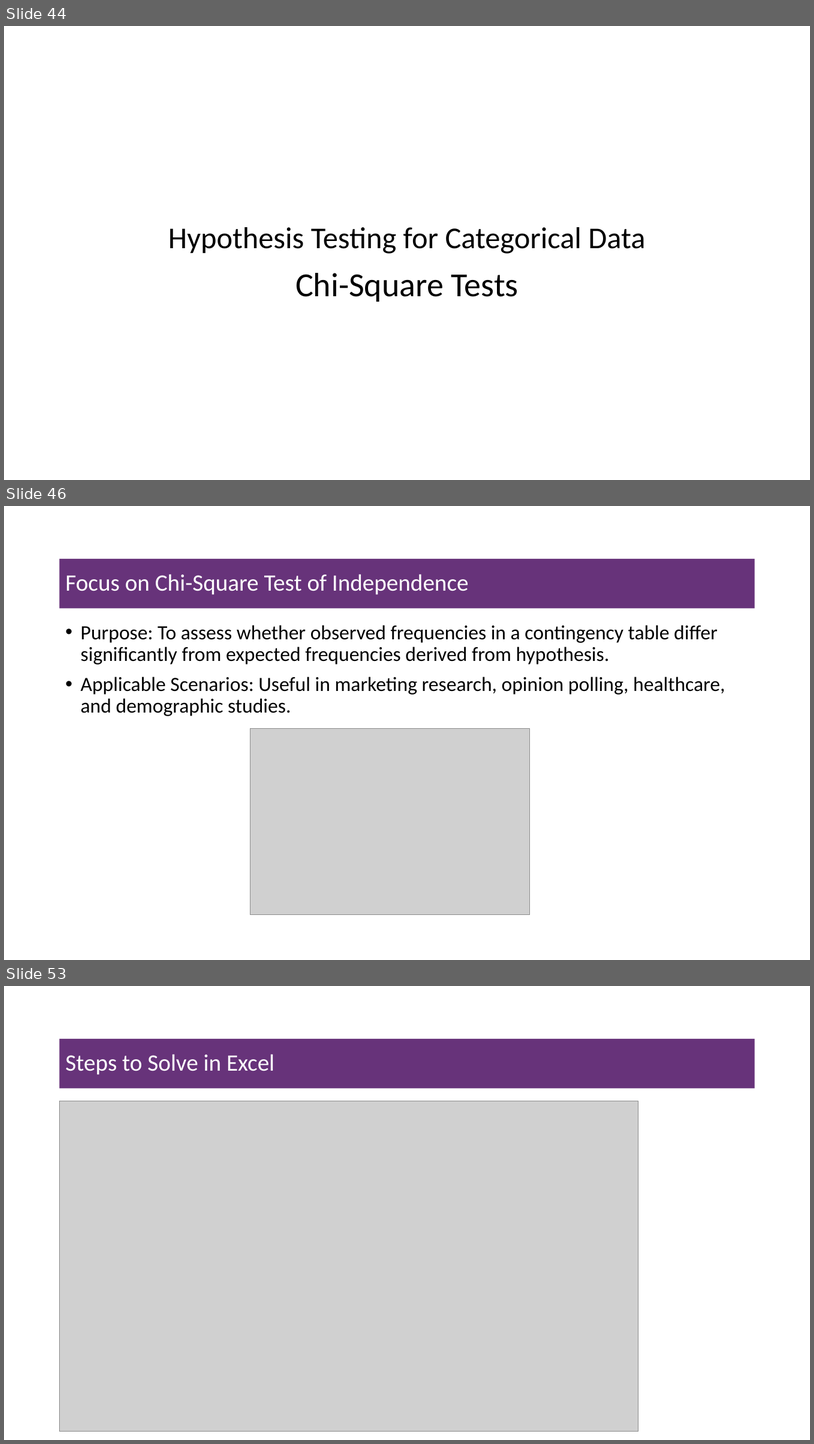
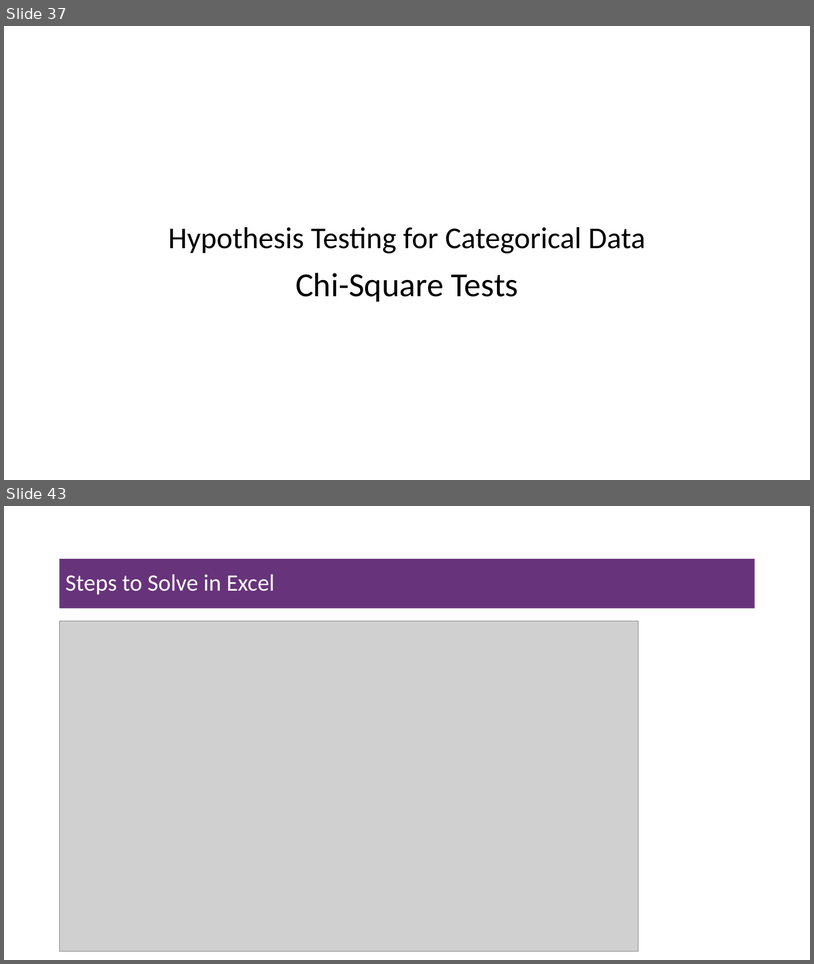
Before and after one commit to msfasha/307102-Descriptive-Statistics-for-Business, a slide deck: Part 2 - Inferential Statisitcs/Part 2.3 - Introduction to Hypothesis Testing/Part 2.3 - Introduction to Hypthesis Testing.pptx. Shown one above the other, each under a label of ours: slides 44, 46 and 53 before the commit, slides 37 and 43 after it; the slides between them are not shown. The pictures are 814x1444 and 814x964 pixels, drawn with LibreOffice and Linux fonts; fonts in the diff are those of the drawing; grey boxes stand for pictures; background and template pictures are left out. Boxes give left, top, right and bottom in pixels: in the first picture for what was removed or moved away, otherwise in the second. Text is boxed around its words. In the diff, an @@ line names an element or a change of style, - is before the commit and + after.

Commit message:
modify chi-square

```diff
--- a/Part 2 - Inferential Statisitcs/Part 2.3 - Introduction to Hypothesis Testing/Part 2.3 - Introduction to Hypthesis Testing.pptx
+++ b/Part 2 - Inferential Statisitcs/Part 2.3 - Introduction to Hypothesis Testing/Part 2.3 - Introduction to Hypthesis Testing.pptx
@@ slide 46 removed at (4, 506, 810, 960), background #FFFFFF @@
@@ title removed at (60, 559, 755, 608) @@
-Focus on Chi-Square Test of Independence
@@ text removed at (81, 625, 725, 716) @@
-• Purpose: To assess whether observed frequencies in a contingency table differ significantly from expected frequencies derived from hypothesis.
-• Applicable Scenarios: Useful in marketing research, opinion polling, healthcare, and demographic studies.
@@ picture removed at (250, 729, 530, 915) @@
@@ what was slide 44 is now slide 37 @@
@@ what was slide 53 is now slide 43 @@
```
Also in this commit, not shown: 4 slides changed, 2 slides added, 3 other slides removed, 2 other files.
